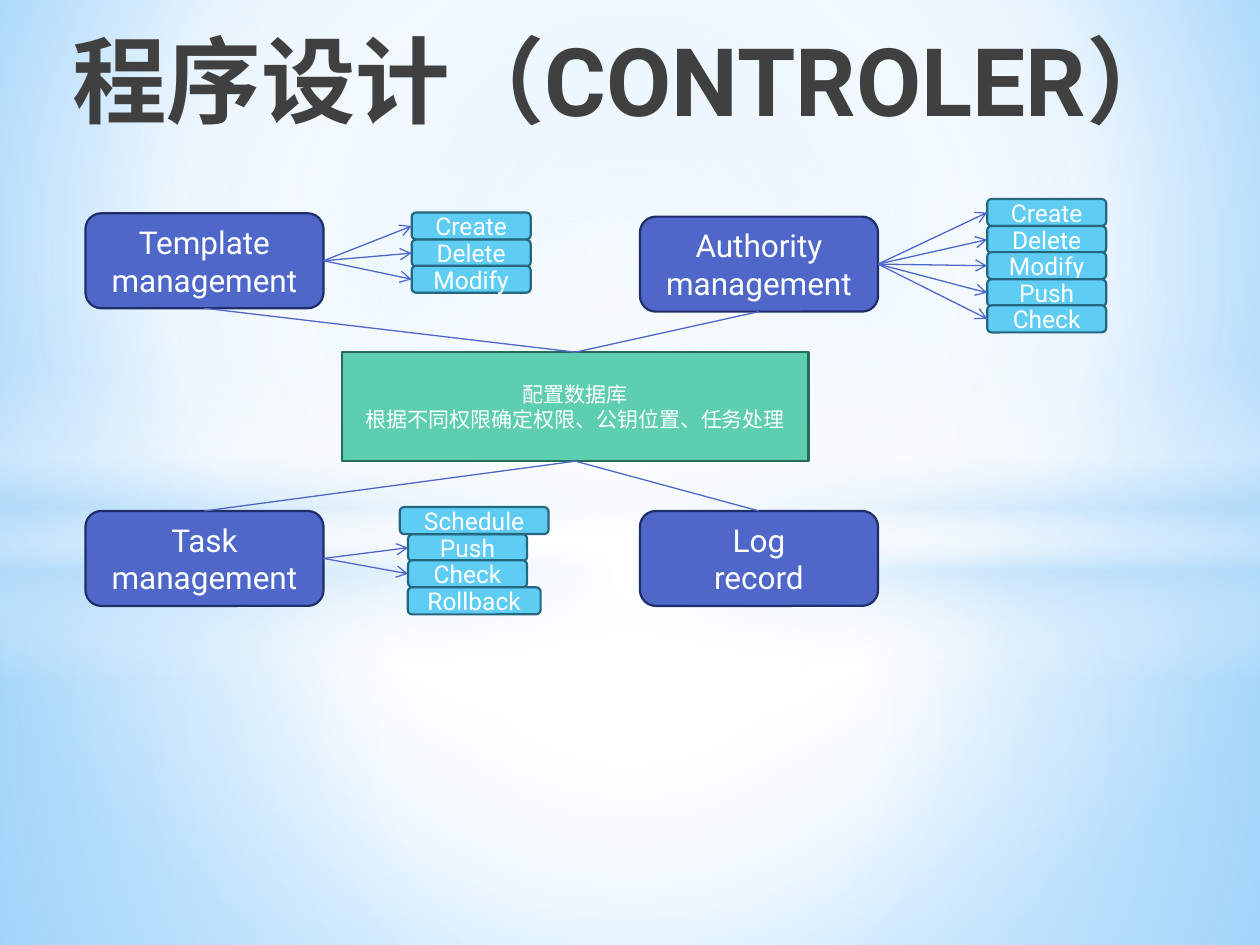
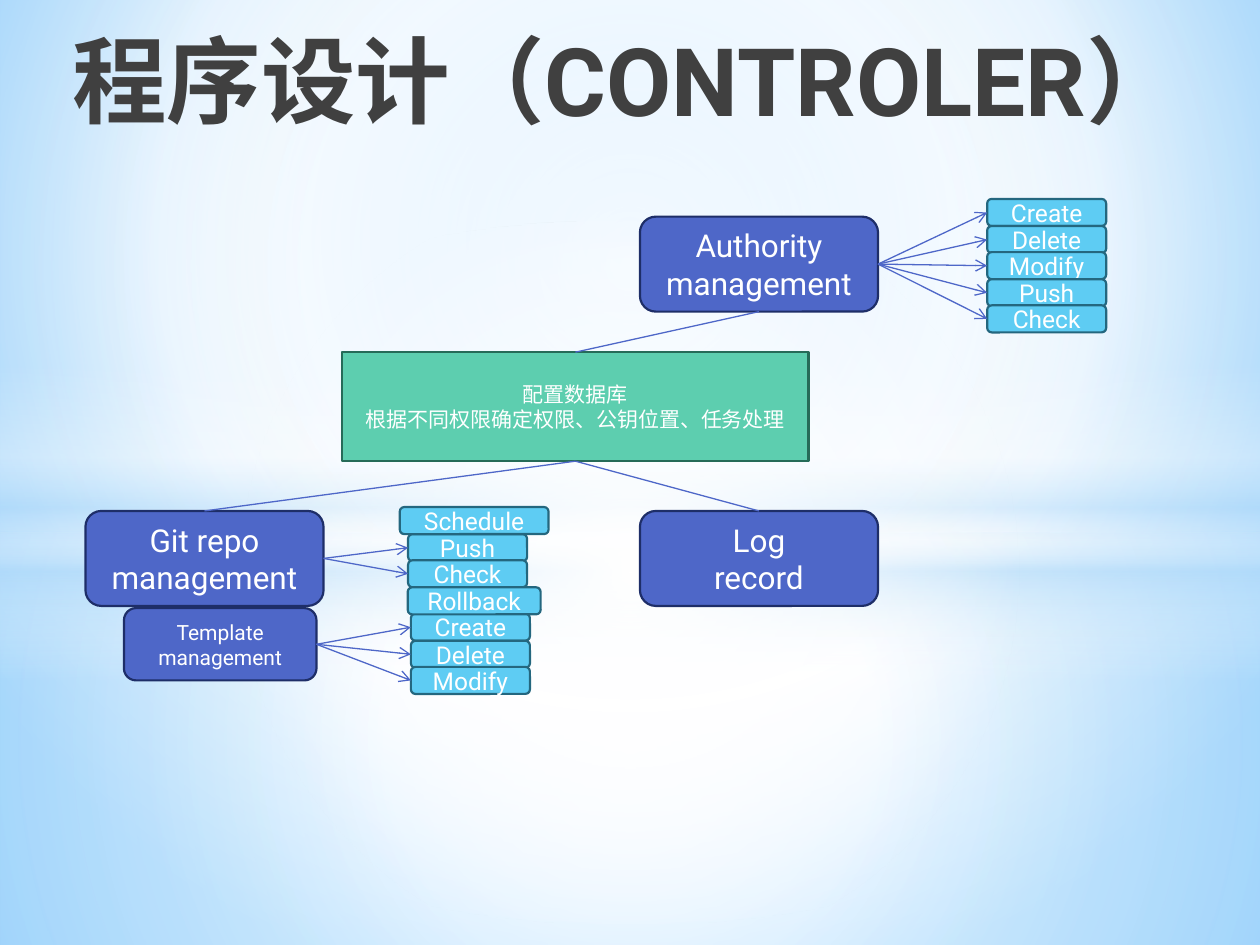
Before and after one commit to allragedbody/clasenbee, a slide deck: slide 11 of docs/Git集群配置方案.pptx (slide 14 before the commit). Drawn at 1260x945 pixels with LibreOffice and Linux fonts; fonts in the diff are those of the drawing. Boxes give left, top, right and bottom in pixels: in the first picture for what was removed or moved away, otherwise in the second. Text is boxed around its words. In the diff, an @@ line names an element or a change of style, - is before the commit and + after.

```diff
--- a/docs/Git集群配置方案.pptx
+++ b/docs/Git集群配置方案.pptx
@@ line removed from (204, 309) to (576, 353) @@
@@ text in rounded rectangle at [150,529,260,559]: text changed @@
-Task
+Git repo
@@ rounded rectangle "Template management": place and size @@
-rounded rectangle "Template management" at [86,213,324,307]
+rounded rectangle "Template management" at [123,609,316,680]
@@ rounded rectangle "Template management" at [123,609,316,680]: size 18 to 12 pt @@
@@ arrow moved from (324, 261) - (412, 226) to (316, 644) - (411, 627) @@
@@ arrow moved from (324, 261) - (412, 253) to (316, 644) - (411, 654) @@
@@ arrow moved from (324, 261) - (412, 280) to (316, 644) - (411, 680) @@
@@ 3 rounded rectangles: place and size @@
-3 rounded rectangles at [412,213,530,294]
+3 rounded rectangles at [411,614,529,694]
```
Also in this commit, not shown: 3 other slides changed, 4 slides added, 7 slides removed.
